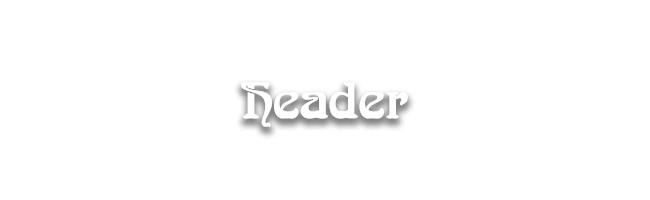
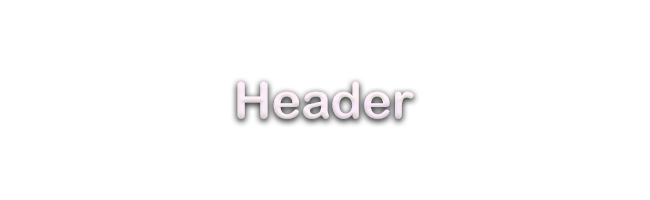
Comparing the layer stacks of the two 650 × 200 images. Changes:
painted on "Header" over [237,81,414,127]
